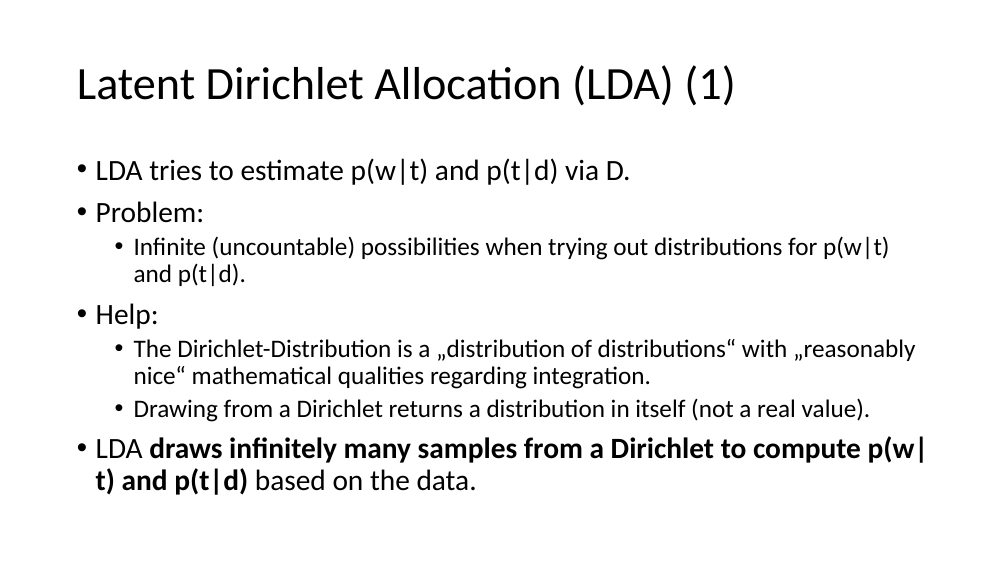
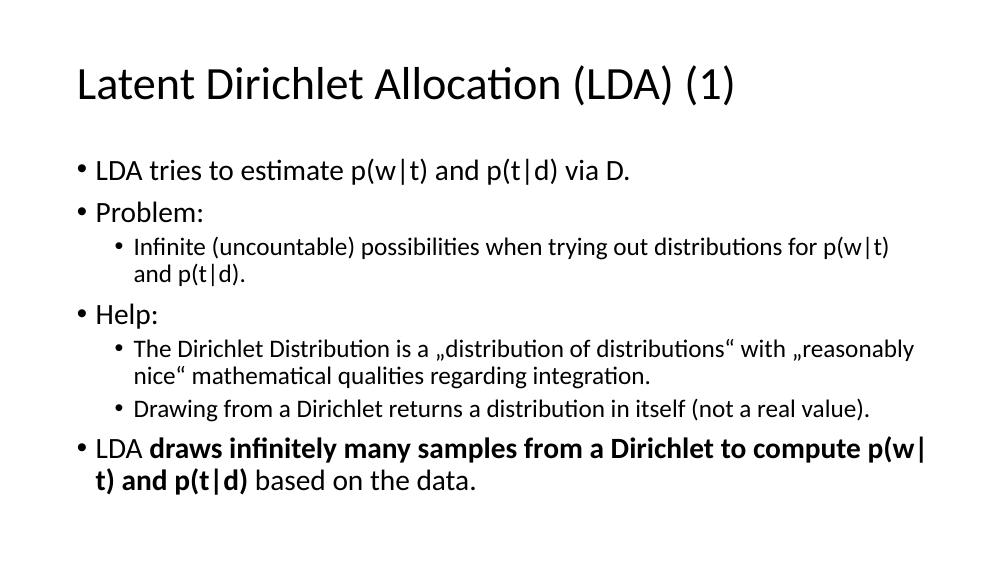
Before and after one commit to pfeiferd/TopicGrouperJ, a slide deck: slide 7 of doc/PTM.pptx. Drawn at 1008x567 pixels with LibreOffice and Linux fonts; fonts in the diff are those of the drawing. Boxes give left, top, right and bottom in pixels: in the first picture for what was removed or moved away, otherwise in the second. Text is boxed around its words. In the diff, an @@ line names an element or a change of style, - is before the commit and + after.

```diff
--- a/doc/PTM.pptx
+++ b/doc/PTM.pptx
@@ text at box(134, 339, 914, 389): text changed @@
-  • The Dirichlet-Distribution is a „distribution of distributions“ with „reasonably nice“ mathematical qualities regarding integration.
+  • The Dirichlet Distribution is a „distribution of distributions“ with „reasonably nice“ mathematical qualities regarding integration.
```
Also in this commit, not shown: 7 other slides changed, 1 slide removed.
